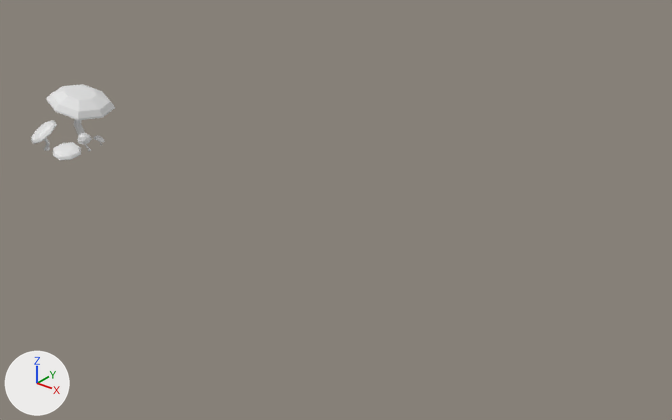
The Blender file Assets/oddzejkoba/shroom.blend, before and after one commit.
Both versions are drawn from a camera (50 mm lens) standing at (256.0, -204.0, 134.0) and looking at (88.0, 6.0, 3.0). The axes (+X, +Y, +Z) are drawn at lower left. The lights are the same throughout.
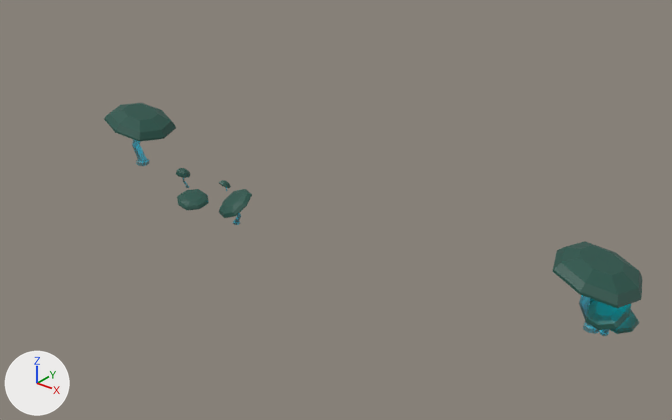
Where the change shows, as pixel boxes (x1, y1, x2, y2) in the pictures (672 x 420 px):
'Cube.006', added (cyan): after (553, 241, 642, 336)
    faces in mat_material_004 (dark cyan #205348): (553, 241, 642, 308)
    faces in mat_material_007 (dark cyan #205348): (586, 300, 631, 330)
    faces in mat_material_010 (dark cyan #205348): (610, 309, 639, 334)
    faces in mat_material_006 (cyan #5b7e81): (579, 295, 600, 334)
'Cube.002', reshaped, moved: before (46, 84, 115, 144); after (104, 103, 176, 166)
'Cube.001', reshaped, moved (22% wider, 31% shorter): before (31, 120, 57, 151); after (177, 189, 209, 210)
'Cube.003', reshaped, moved, turned, rescaled: before (78, 133, 92, 151); after (219, 189, 252, 225)
'Cube', deleted: before (53, 142, 81, 160)
'Cube.004', moved, turned, rescaled: before (93, 135, 104, 145); after (176, 168, 190, 188)
'Cube.005', added: after (219, 180, 231, 191)
part 1 of me_cube_002, added: after (104, 118, 176, 142)
part 2 of me_cube_002, recoloured: before (74, 119, 90, 144); after (132, 139, 149, 166)
part 3 of me_cube_002, recoloured: before (47, 84, 115, 119); after (105, 103, 176, 140)
part 4 of me_cube_000, added (cyan): after (177, 189, 209, 210)
part 5 of me_cube_000, deleted: before (31, 120, 57, 151)
part 6 of me_cube_003, added (cyan): after (219, 189, 252, 225)
part 7 of me_cube_003, deleted: before (78, 133, 92, 151)

The change, as a list of edits to the scene's bpy script:
```text
Change me_cube_000:
    remove me_cube_000.from_pydata(...)  # 104 vertices, 98 faces; spans x -42.54..-30.96, y -20.34..-9.81, z -1.86..9.3
    add me_cube_000.from_pydata(...)  # 112 vertices, 89 faces; spans x 37.56..47.71, y -19.88..-9.82, z -2.13..2.72
    me_cube_000 part 4: 112 vertices added at x 37.56..47.71, y -19.88..-9.82, z -2.13..2.72
    me_cube_000 part 5: 104 vertices removed from x -42.54..-30.96, y -20.34..-9.81, z -1.86..9.3
    add me_cube_000.materials.append(mat_material_003)  # cyan #5b7e81
    add me_cube_000.materials.append(mat_material_001)  # cyan #00ddff
    add me_cube_000.materials.append(mat_material_002)  # dark cyan #205348
Change me_cube_002:
    remove me_cube_002.from_pydata(...)  # 104 vertices, 98 faces; spans x -12.7..10.9, y -10.8..13.5, z -2.6..18.7
    add me_cube_002.from_pydata(...)  # 120 vertices, 97 faces; spans x -12.7..10.9, y -10.8..13.5, z -2.6..18.7
    me_cube_002 part 1: 16 vertices added at x -12.7..10.9, y -10.8..13.4, z 9.5..15.6
    me_cube_002 part 2: 48 faces spanning x -4.3..2.3, y -2.3..3.3, z -2.6..13.8 switch from no material to mat_material_003 (cyan #5b7e81)
    me_cube_002 part 3: 17 faces spanning x -12.6..10.9, y -10.7..13.5, z 10.1..18.7 switch from no material to mat_material_002 (dark cyan #205348)
    add me_cube_002.materials.append(mat_material_001)  # cyan #00ddff
Change me_cube_003:
    used by ob_cube_003; location = (-0.7, -15.4, 0.8); rotation_euler = (0.0, 0.0, -94.12), in degrees (0, 0, 7); scale = (0.451, 0.451, 0.451)
    remove me_cube_003.from_pydata(...)  # 96 vertices, 90 faces; spans x -56.7..-46.2, y 23.5..34.1, z -5.6..10.6
    add me_cube_003.from_pydata(...)  # 120 vertices, 97 faces; spans x 57.0..68.6, y -20.3..-9.8, z -2.1..9.1
    me_cube_003 part 6: 120 vertices added at x 57.0..68.6, y -20.3..-9.8, z -2.1..9.1
    me_cube_003 part 7: 96 vertices removed from x -56.7..-46.2, y 23.5..34.1, z -5.6..10.6
    add me_cube_003.materials.append(mat_material_003)  # cyan #5b7e81
    add me_cube_003.materials.append(mat_material_001)  # cyan #00ddff
    add me_cube_003.materials.append(mat_material_002)  # dark cyan #205348
Remove ob_cube:
    ob_cube = bpy.data.objects.new('Cube', me_cube_001)
Change ob_cube_001:
    ob_cube_001.location: (0.0, 0.0, 0.6) -> (1.1, 0.0, 0.8)
Change ob_cube_002:
    ob_cube_002.location: (-33.6, 0.0, 0.8) -> (1.1, 0.0, 0.8)
Change ob_cube_003:
    ob_cube_003.rotation_euler: (0.0, 0.0, -94.12) -> (0.0, 0.0, 0.0)  # degrees (0, 0, 7) -> degrees (0, 0, 0)
    ob_cube_003.scale: (0.451, 0.451, 0.451) -> (1.0, 1.0, 1.0)
    ob_cube_003.location: (-0.7, -15.4, 0.8) -> (1.1, 0.0, 0.8)
Change ob_cube_004:
    ob_cube_004.rotation_euler: (0.0, 0.0, -94.12) -> (0.0, 0.0, 0.0)  # degrees (0, 0, 7) -> degrees (0, 0, 0)
    ob_cube_004.scale: (0.202, 0.202, 0.202) -> (1.0, 1.0, 1.0)
    ob_cube_004.location: (-26.1, 2.0, 0.1) -> (1.1, 0.0, 0.8)
Add ob_cube_006:
    ob_cube_006 = bpy.data.objects.new('Cube.006', me_cube_027)  # 464 vertices, 372 faces; spans x -12.7..10.9, y -10.8..13.5, z -2.6..18.7; in mat_material_006 (cyan #5b7e81), mat_material_005 (cyan #00ddff), mat_material_004 (dark cyan #205348), mat_material_009 (cyan #5b7e81), mat_material_008 (cyan #00ddff), mat_material_007 (dark cyan #205348), mat_material_012 (cyan #5b7e81), mat_material_011 (cyan #00ddff), mat_material_010 (dark cyan #205348), mat_material_015 (cyan #5b7e81), mat_material_014 (cyan #00ddff), mat_material_013 (dark cyan #205348)
    ob_cube_006.location = (179.2, 0.0, 0.8)
Add ob_cube_005:
    ob_cube_005 = bpy.data.objects.new('Cube.005', me_cube_018)  # 112 vertices, 89 faces; spans x 8.9..13.02, y -0.2..3.78, z -2.53..1.42; in mat_material_003 (cyan #5b7e81), mat_material_001 (cyan #00ddff), mat_material_002 (dark cyan #205348)
    ob_cube_005.location = (31.1, 0.0, 0.8)
```
